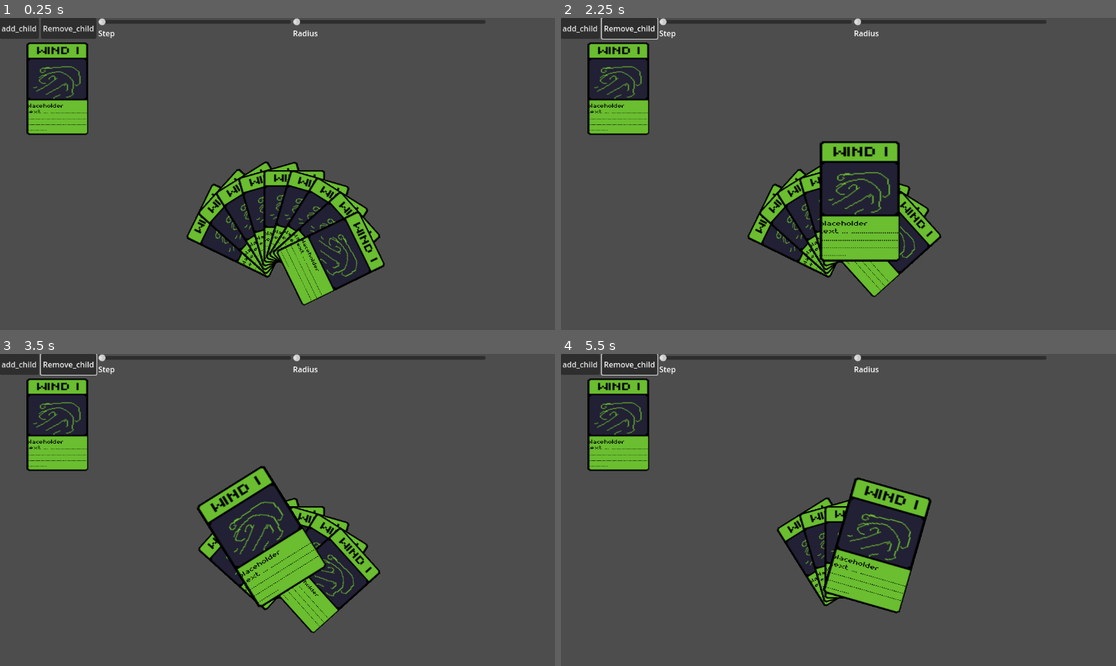
Above: before the commit, frames 1-4 (two rows, left to right).
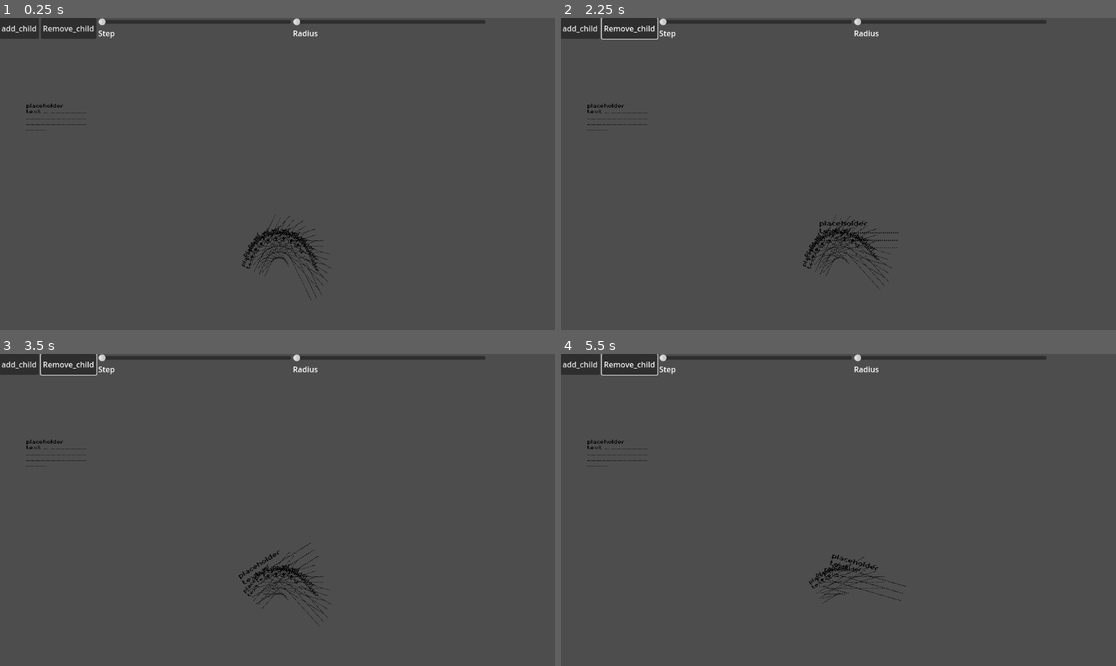
Above: after the commit, the same moments.

Repository: MHryciuk1/tactician
Game: Godot game, scene res://nodes/Tests/hand_test.tscn
Same seed, same stepped clock (60 frames per second), same inputs: the game is played once before the commit and once after it. Before the commit the project has no main scene; this scene is started directly in both runs.
Inputs (mouse positions are in pixels of both pictures, inside the frame that each line leads up to):
- Up to frame 1 (0.25 s): no input
- Up to frame 2 (2.25 s): click "add_child" at 0.5 s; click "Remove_child" at 1.25 s; tap Enter at 2 s; drag from (799, 230) to (894, 105) at 2.02 s
- Up to frame 3 (3.5 s): tap Space at 2.75 s; drag from (238, 566) to (249, 572) at 2.77 s
- Up to frame 4 (5.5 s): tap Enter at 3.5, 5 s; move the mouse to (816, 556) at 3.52 s; hold D (Right) 3.53-4.25 s; tap Mouse wheel up (Zoom_In) at 3.6 s; click (816, 556) at 3.67 s; tap Space at 4.25 s; drag from (816, 556) to (672, 463) at 4.27 s; drag from (827, 550) to (866, 510) at 5.02 s

The runs differ from the first frame. In frame 1, 13% of the frame differs, in the area x 4-70%, y 7-93%; in frame 2, 14%, in the area x 4-69%, y 7-90%; in frame 3, 13%; in frame 4, 11%.

Commit message:
basic unit

Diff:
--- /dev/null
+++ b/Scripts/unit.gd
@@ -0,0 +1,45 @@
+extends Node2D
+
+signal unit_selected(unit)
+signal unit_moved(unit, to_coord)
+signal unit_died(unit)
+
+@export var team: String = "player"
+@export var unit_type: String = "soldier"
+
+var logic_manager: Node = null
+var hex_grid: Node = null
+
+var stats = {
+	"cost": 1,
+	"hp": 10,
+	"move_range": 2,
+	"attack_range": 1,
+	"damage": 5,
+	"team": team
+}
+
+var current_cord: Vector2i
+var alive: bool = true
+
+func init(logic_ref: Node, grid_ref: Node, start_cord: Vector2i) -> void:
+	logic_manager = logic_ref
+	hex_grid = grid_ref
+	current_cord = start_cord
+	hex_grid.set_node_location(self, start_cord)
+
+func get_stats() -> Dictionary:
+	return stats
+
+func check_attack(cord: Vector2i) -> bool:
+	return current_cord.distance_to(cord) <= stats.attack_range
+
+func attack_effect(target: Node) -> void:
+	pass
+
+func on_attacked(attacker: Node, dmg: int) -> void:
+	stats.hp -= dmg
+	if stats.hp <= 0 and alive:
+		alive = false
+		logic_manager.on_unit_death(self)
+		emit_signal("unit_died", self)
--- a/nodes/Tests/hand_test.tscn
+++ b/nodes/Tests/hand_test.tscn
@@ -1,7 +1,7 @@
 [gd_scene load_steps=5 format=3 uid="uid://duge2p5cf13aj"]
 
-[ext_resource type="PackedScene" uid="uid://dh1bh8guo6fbg" path="res://Nodes/UI/hand_container.tscn" id="1_fghp0"]
-[ext_resource type="PackedScene" uid="uid://dv874f3ia1u8g" path="res://Nodes/UI/Card.tscn" id="2_fe0ef"]
+[ext_resource type="PackedScene" uid="uid://dh1bh8guo6fbg" path="res://nodes/UI/hand_container.tscn" id="1_fghp0"]
+[ext_resource type="PackedScene" uid="uid://dv874f3ia1u8g" path="res://nodes/UI/Card.tscn" id="2_fe0ef"]
 
 [sub_resource type="GDScript" id="GDScript_ho3oh"]
 script/source = "extends Node2D
--- a/nodes/Tests/hex_grid_test.tscn
+++ b/nodes/Tests/hex_grid_test.tscn
@@ -1,8 +1,8 @@
 [gd_scene load_steps=4 format=4 uid="uid://t837ytc17v8"]
 
-[ext_resource type="PackedScene" uid="uid://dn76l7tnyncxh" path="res://Nodes/UI/hex_grid.tscn" id="1_2qsq4"]
+[ext_resource type="PackedScene" uid="uid://dn76l7tnyncxh" path="res://nodes/UI/hex_grid.tscn" id="1_2qsq4"]
 [ext_resource type="Script" uid="uid://dol11jxwwcjdp" path="res://Scripts/hex_grid_test.gd" id="1_5g802"]
-[ext_resource type="PackedScene" uid="uid://jvxo8n2p3x3g" path="res://Nodes/UI/moveable_camera.tscn" id="3_w3wsi"]
+[ext_resource type="PackedScene" uid="uid://jvxo8n2p3x3g" path="res://nodes/UI/moveable_camera.tscn" id="3_w3wsi"]
 
 [node name="Hex_Grid_test" type="Node2D"]
 script = ExtResource("1_5g802")
--- a/nodes/UI/Card.tscn
+++ b/nodes/UI/Card.tscn
@@ -1,7 +1,6 @@
-[gd_scene load_steps=4 format=3 uid="uid://dv874f3ia1u8g"]
+[gd_scene load_steps=3 format=3 uid="uid://dv874f3ia1u8g"]
 
 [ext_resource type="Script" uid="uid://2ljx1cvhu2bw" path="res://Scripts/Card.gd" id="1_sd2v7"]
-[ext_resource type="Texture2D" uid="uid://wxwd1fdem2v8" path="res://Assets/Placeholder/Art/wind_v2.png" id="3_6uyr2"]
 [ext_resource type="FontFile" uid="uid://dto0eefvqas4a" path="res://Assets/Placeholder/Fonts/munro.ttf" id="4_jbebj"]
 
 [node name="Card" type="Container"]
@@ -14,7 +13,6 @@
 
 [node name="Card_Back" type="TextureRect" parent="."]
 layout_mode = 2
-texture = ExtResource("3_6uyr2")
 
 [node name="Card_Effect" type="RichTextLabel" parent="."]
 texture_filter = 4
--- a/nodes/UI/CardHold.tscn
+++ b/nodes/UI/CardHold.tscn
@@ -1,7 +1,6 @@
-[gd_scene load_steps=4 format=3 uid="uid://cna7bmd25yaqu"]
+[gd_scene load_steps=3 format=3 uid="uid://cna7bmd25yaqu"]
 
 [ext_resource type="Script" uid="uid://br3f6ejy3gpe3" path="res://Scripts/CardHold.gd" id="1_wloms"]
-[ext_resource type="Texture2D" uid="uid://wxwd1fdem2v8" path="res://Assets/Placeholder/Art/wind_v2.png" id="2_0cbre"]
 [ext_resource type="FontFile" uid="uid://dto0eefvqas4a" path="res://Assets/Placeholder/Fonts/munro.ttf" id="3_thqwl"]
 
 [node name="Card" type="Container"]
@@ -15,7 +14,6 @@
 
 [node name="Card_Back" type="TextureRect" parent="."]
 layout_mode = 2
-texture = ExtResource("2_0cbre")
 
 [node name="Card_Effect" type="RichTextLabel" parent="."]
 texture_filter = 4
--- /dev/null
+++ b/nodes/UI/unit.tscn
@@ -0,0 +1,12 @@
+[gd_scene load_steps=2 format=3 uid="uid://cjdi3onk0ekeg"]
+
+[ext_resource type="Script" uid="uid://dp5wwsqq2cp78" path="res://Scripts/unit.gd" id="1_s1oky"]
+
+[node name="Unit" type="Control"]
+layout_mode = 3
+anchors_preset = 15
+anchor_right = 1.0
+anchor_bottom = 1.0
+grow_horizontal = 2
+grow_vertical = 2
+script = ExtResource("1_s1oky")
--- a/project.godot
+++ b/project.godot
@@ -11,6 +11,7 @@
 [application]
 
 config/name="Tactician"
+run/main_scene="uid://t837ytc17v8"
 config/features=PackedStringArray("4.4", "Forward Plus")
 config/icon="res://icon.svg"
 
Not shown, changed: Assets/Placeholder/Art/wind_v2.png.import
Not shown, added: Scripts/unit.gd.uid
